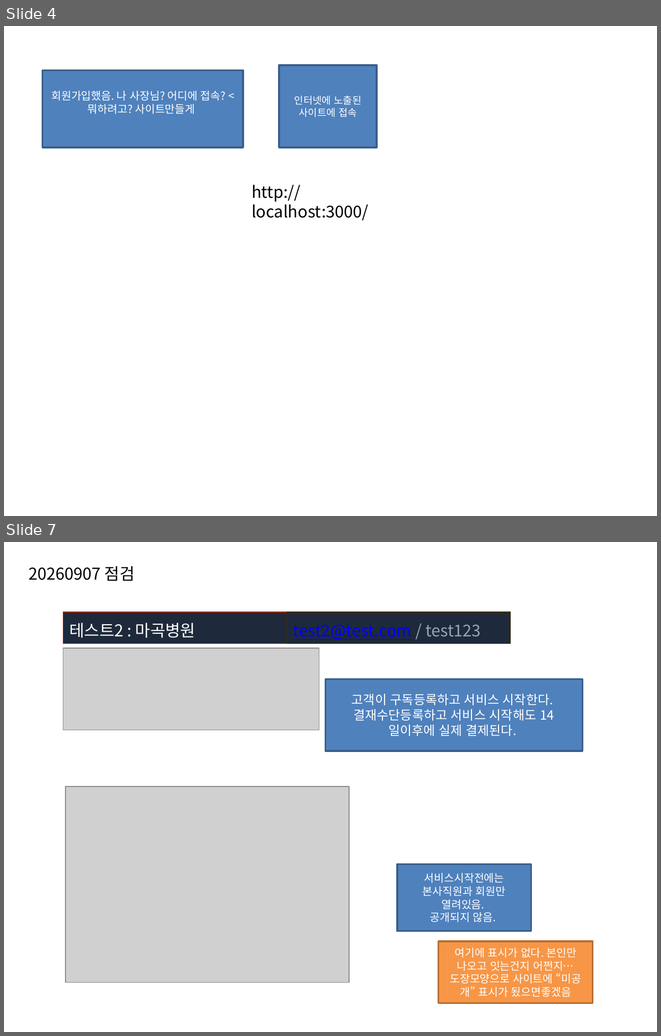
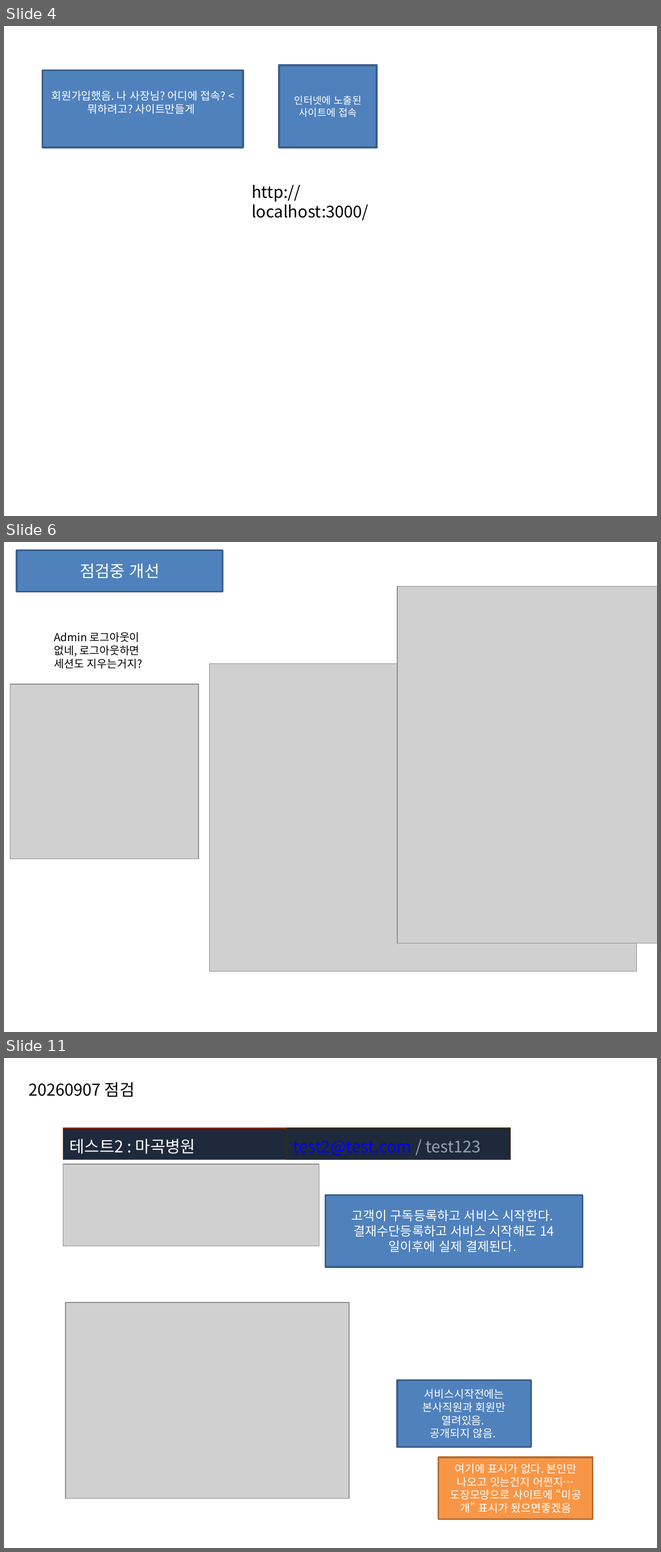
Before and after one commit to oksusoo1/homepageDev, a slide deck: My-plaform기획2.pptx. Shown one above the other, each under a label of ours: slides 4 and 7 before the commit, slides 4, 6 and 11 after it; the slides between them are not shown. The pictures are 661x1036 and 661x1552 pixels, drawn with LibreOffice and Linux fonts; fonts in the diff are those of the drawing; grey boxes stand for pictures. Boxes give left, top, right and bottom in pixels: in the first picture for what was removed or moved away, otherwise in the second. Text is boxed around its words. In the diff, an @@ line names an element or a change of style, - is before the commit and + after.

```diff
--- a/My-plaform기획2.pptx
+++ b/My-plaform기획2.pptx
@@ slide 6 added at [4, 542, 657, 1032], background #FFFFFF @@
@@ rectangle added at [17, 550, 223, 592], fill #4F81BD, outline #3A5F8C 2 pt, 18 pt, text #FFFFFF @@
+점검중 개선
@@ picture added at [397, 587, 657, 943] @@
@@ text added at [54, 632, 142, 669], 12 pt, text #000000 @@
+Admin 로그아웃이 없네, 로그아웃하면 세션도 지우는거지?
@@ picture added at [209, 663, 637, 971] @@
@@ picture added at [10, 685, 199, 859] @@
@@ what was slide 7 is now slide 11 @@
```
Also in this commit, not shown: 3 other slides added, 18 other files.
